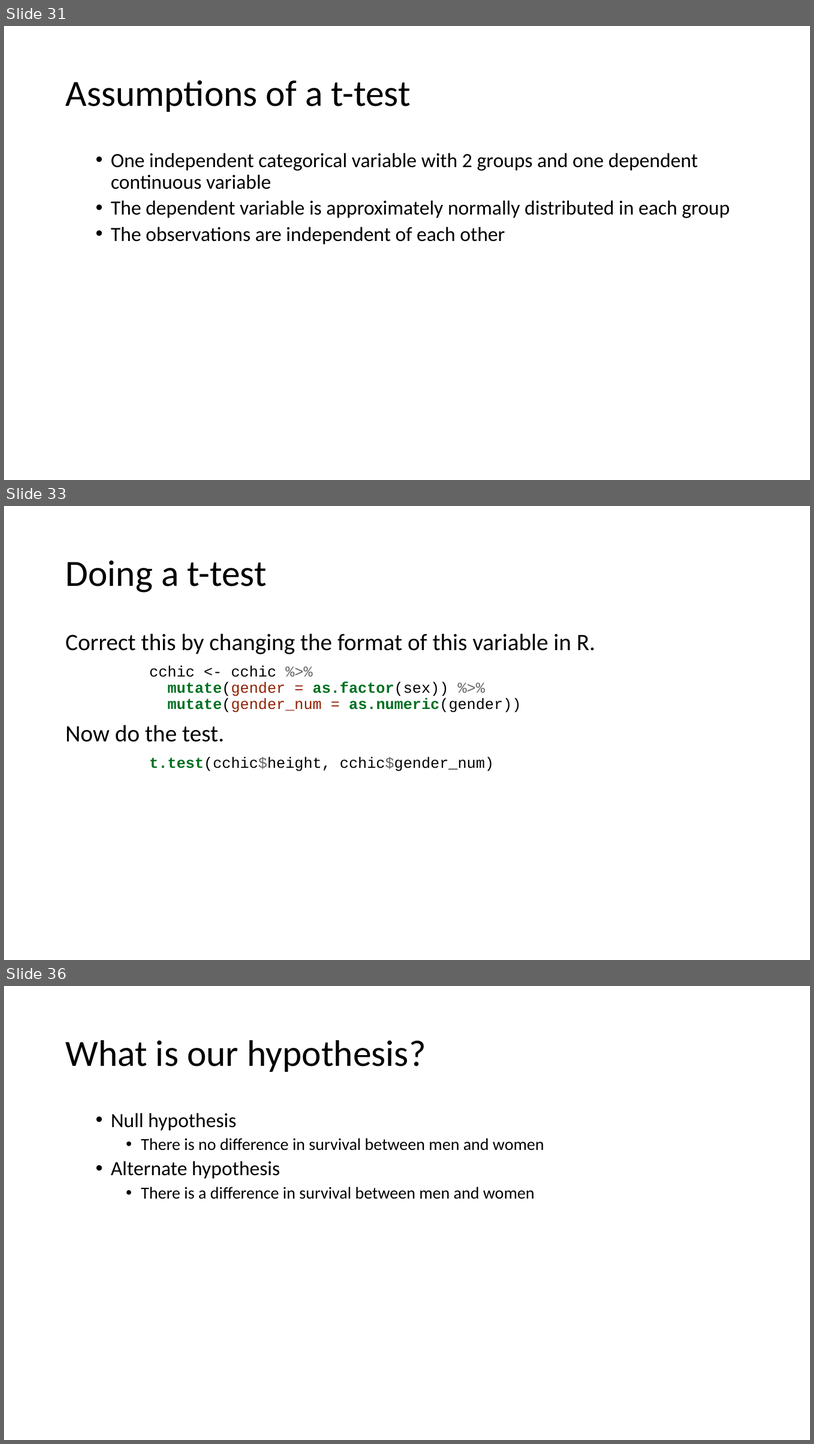
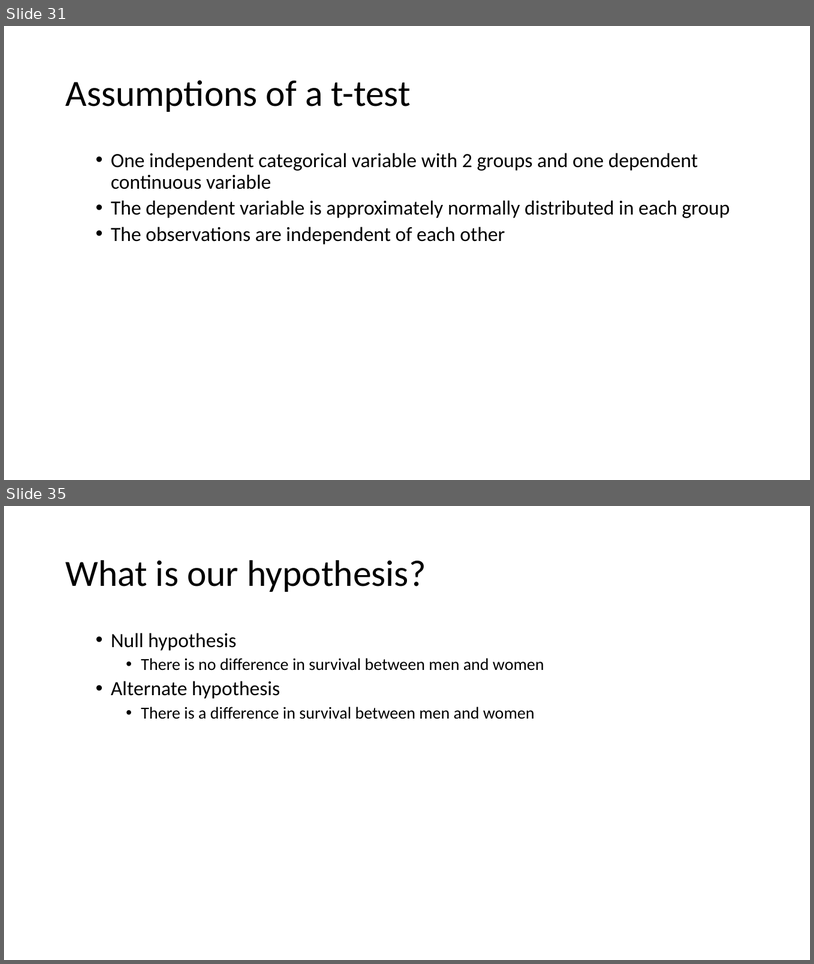
Before and after one commit to uclh-criu/learning-datascience, a slide deck: Workshops/Workshop6.pptx. Shown one above the other, each under a label of ours: slides 31, 33 and 36 before the commit, slides 31 and 35 after it; the slides between them are not shown. The pictures are 814x1444 and 814x964 pixels, drawn with LibreOffice and Linux fonts; fonts in the diff are those of the drawing. Boxes give left, top, right and bottom in pixels: in the first picture for what was removed or moved away, otherwise in the second. Text is boxed around its words. In the diff, an @@ line names an element or a change of style, - is before the commit and + after.

```diff
--- a/Workshops/Workshop6.pptx
+++ b/Workshops/Workshop6.pptx
@@ slide 33 removed at [4, 506, 810, 960], background #FFFFFF @@
@@ title removed at [65, 560, 267, 592] @@
-Doing a t-test
@@ text removed at [65, 633, 596, 771] @@
-Correct this by changing the format of this variable in R.
-cchic <- cchic %>%
-mutate(gender = as.factor(sex)) %>%
-mutate(gender_num = as.numeric(gender))
-Now do the test.
-t.test(cchic$height, cchic$gender_num)
@@ what was slide 36 is now slide 35 @@
```
Also in this commit, not shown: 5 slides changed, 5 other files.
